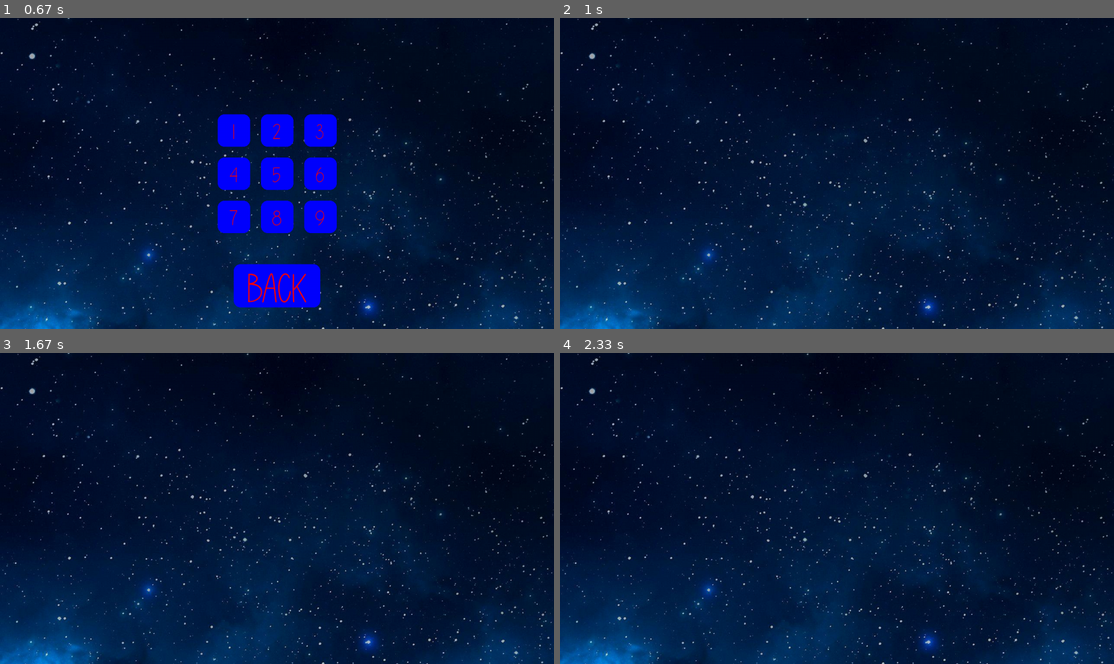
Above: before the commit, frames 1-4 (two rows, left to right).
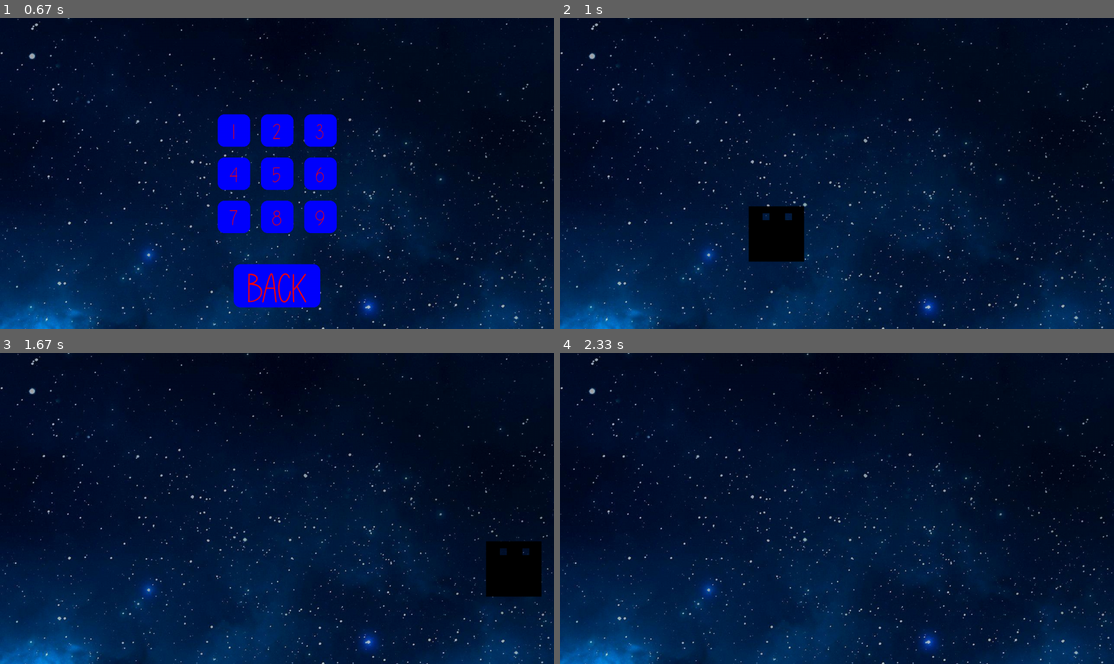
Above: after the commit, the same moments.

Repository: williamjamesj/pygame-project-williamjamesj
Game: pygame game, started from main.py
The game is run twice, just before and just after one commit, with the same random seed, the same clock (stepped at 60 frames per second) and the same inputs.
Inputs (mouse positions are in pixels of both pictures, inside the frame that each line leads up to):
- Up to frame 1 (0.67 s): click (277, 142) at 0.38 s
- Up to frame 2 (1 s): click (792, 129) at 0.72 s
- Up to frame 3 (1.67 s): hold Up 1-1.47 s; move the mouse to (454, 499) at 1.03 s; hold Down from 1.5 s (still down)
- Up to frame 4 (2.33 s): release Down at 1.8 s

Frame 1 is identical in both runs. In frame 2, 1.7% of the frame differs, in the area x 34-45%, y 60-79%; in frame 3, 1.7%; in frame 4, nothing differs.

Commit message:
the best game i've ever played, added some return statements it works

Diff:
--- a/actualgame.py
+++ /dev/null
@@ -1,13 +0,0 @@
-import pygame
-from pygame.locals import *
-import buttons
-import globalvariables as globals
-from spaceship import Spaceship
-def playGame(level):
-    globals.gamestage = "game"
-    globals.level = level
-    print(level)
-    globals.screen.blit(globals.backgroundpicture, (0,0))
-    globals.playerspaceship = Spaceship([500,500],"banana",10,2,2)
-def updatePlayer(keys):
-    globals.playerspaceship.update(keys[pygame.K_UP]==1,keys[pygame.K_DOWN]==1)
--- /dev/null
+++ b/gameplay.py
@@ -0,0 +1,19 @@
+import pygame
+from pygame.locals import *
+import buttons
+import globalvariables as globals
+from spaceship import Spaceship
+def playGame(level):
+    globals.allobjects = pygame.sprite.Group()
+    globals.gamestage = "game"
+    globals.level = level
+    print(level)
+    globals.screen.blit(globals.backgroundpicture, (0,0))
+    globals.playerspaceship = Spaceship([500,500],"banana",50,1,2)
+    globals.allobjects.add(globals.playerspaceship)
+    return
+def updatePlayer(keys):
+    globals.screen.blit(globals.backgroundpicture, (0,0))
+    globals.playerspaceship.update(keys[pygame.K_UP]==1,keys[pygame.K_DOWN]==1)
+    print(globals.playerspaceship.rect.x)
+    return
--- a/globalvariables.py
+++ b/globalvariables.py
@@ -3,8 +3,9 @@
 gamestage = "menu" # The stage that the game is in
 buttonArray = []
 levelbuttonArray = []
-backgroundpicture = None
-surface = None
+backgroundpicture = None # All of the variables declared to be None are just placeholders to be set in another file.
+screen = None
 level = None
 levelobstacles = None
 playerspaceship = None
+allobjects = None
--- a/main.py
+++ b/main.py
@@ -2,7 +2,7 @@
 from pygame.locals import *
 from menu import displayMenu, checkingMenu, levelSelector, checkingLevel
 import globalvariables as globals
-from actualgame import updatePlayer
+from gameplay import updatePlayer
 import os, sys
 # Defaults to Fullscreen Resolution
 globals.screen = pygame.display.set_mode((0,0), pygame.FULLSCREEN)
@@ -27,11 +27,12 @@
             checkingMenu(pygame.mouse.get_pos())
         elif (globals.gamestage == "levelselect" and event.type == MOUSEBUTTONDOWN):
             checkingLevel(pygame.mouse.get_pos())
-    if globals.gamestage == "game":
+    if globals.gamestage == "game": # Loops while the player is playing the game, at the top of the elif list because it is the most performance hungry.
         updatePlayer(pygame.key.get_pressed())
-    elif globals.gamestage =="menu" and not menurendered:
+        globals.allobjects.draw(globals.screen)
+    elif globals.gamestage =="menu" and not menurendered: # Loops while the player is in menu.
         displayMenu()
-        menurendered = True # means that the menu will only be drawn once so that the performance isn't being impeded by redrawing the background
+        menurendered = True # Means that the menu will only be drawn once so that the performance isn't being impeded by redrawing the background.
         levelrendered = False
     elif globals.gamestage == "levelselect" and not levelrendered:
         levelSelector()
@@ -39,6 +40,8 @@
     else:
         if not globals.gamestage == "menu":
             menurendered = False
+        elif not globals.gamestage == "levelselect":
+            levelrendered = False
 
     pygame.display.flip()
     fpsClock.tick(FPS)
--- a/menu.py
+++ b/menu.py
@@ -2,11 +2,11 @@
 from pygame.locals import *
 import buttons
 import globalvariables as globals
-import actualgame as game
+import gameplay as game
 # All of the buttons are in this array for easy access
 def levelSelector():
     globals.screen.blit(globals.backgroundpicture, (0,0)) # Make the screen just the background
-    # This took far too long.
+    # This took far too long and there was definitely a better way to do this.
     globals.levelbuttonArray.append(buttons.Button(75,75,[-100,-100],globals.screen, "1",50))
     globals.levelbuttonArray.append(buttons.Button(75,75,[0,-100],globals.screen, "2",50))
     globals.levelbuttonArray.append(buttons.Button(75,75,[100,-100],globals.screen, "3",50))
@@ -17,24 +17,28 @@
     globals.levelbuttonArray.append(buttons.Button(75,75,[0,100],globals.screen, "8",50))
     globals.levelbuttonArray.append(buttons.Button(75,75,[100,100],globals.screen, "9",50))
     globals.levelbuttonArray.append(buttons.Button(200,100,[0,globals.dimensions[1]/2-100],globals.screen, "Back",100)) # Back button offset 100 pixels from the bottom of the screen
+    return
 def displayMenu():
     # Play Button = 0
-    backgroundpicture = pygame.image.load("background.jpg")
-    globals.screen.blit(backgroundpicture, (0,0))
+    globals.screen.blit(globals.backgroundpicture, (0,0))
     globals.buttonArray.append(buttons.Button(200,100,[0,-75],globals.screen,"Play",100))
     globals.buttonArray.append(buttons.Button(200,100,[0,75],globals.screen,"Quit",100))
     globals.levelbuttonArray = []
+    return
 def checkingMenu(position):
     if (globals.buttonArray[0].interacts(position)):
         globals.gamestage = "levelselect"
         globals.levelbuttonArray = [] # Clears the previous inhabitants of the array
     if (globals.buttonArray[1].interacts(position)):
         globals.running = False
+        return
 def checkingLevel(position):
     print(globals.levelbuttonArray)
     if (globals.levelbuttonArray[-1].interacts(position)):
         globals.gamestage = "menu"
         print("menu")
         globals.buttonArray = [] # Clears the previous inhabitants of the array
+        return
     elif(globals.levelbuttonArray[0].interacts(position)):
         game.playGame(1)
+        return
--- a/spaceship.py
+++ b/spaceship.py
@@ -3,16 +3,25 @@
 import globalvariables as globals
 class Spaceship(pygame.sprite.Sprite):
     def __init__(self,coords,appearance,maxspeed, acceleration, direction):
-        self.x,self.y = coords # Coordinates in a tuple or list (x,y) or [x,y]
+        super().__init__() # Very important
         self.appearance = appearance
         self.image = pygame.image.load("testpic.png")
         self.maxspeed = maxspeed
         self.acceleration = acceleration
         self.direction = direction
         self.speed = 0
+        self.rect = self.image.get_rect()
+        self.rect.center = coords
+        return
     def update(self,doThrust,doSlow):
         if doThrust:
             self.speed += self.acceleration
+        if doSlow:
+            self.speed -= self.acceleration
         if self.speed > self.maxspeed:
             self.speed = self.maxspeed
-        self.x+=self.speed
+        self.rect.x+=self.speed
+        return
+    def draw(self):
+        globals.screen.blit(self.image,(self.rect.x,self.rect.y))
+        return
